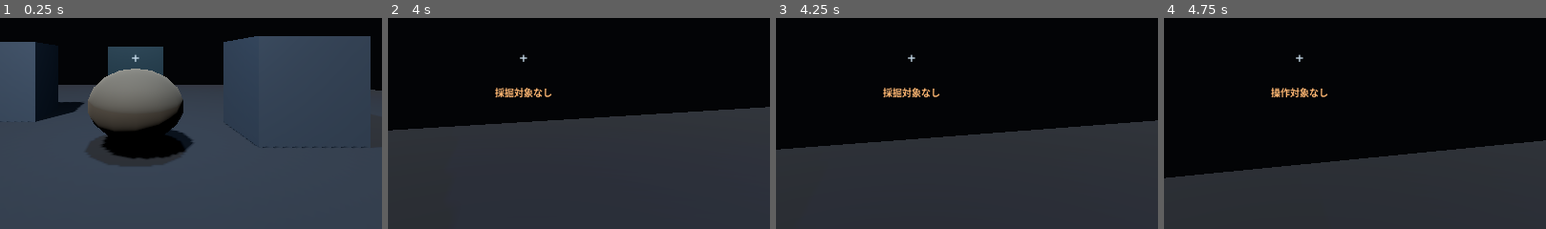
Above: before the commit, frames 1-4 (left to right).
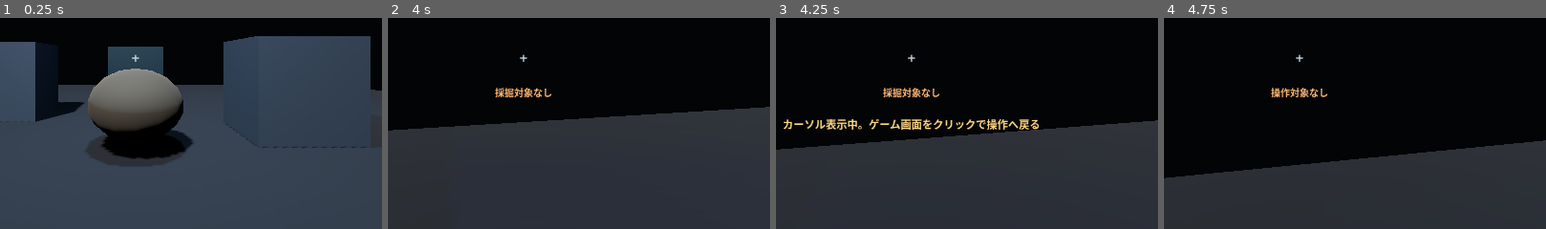
Above: after the commit, the same moments.

Repository: EliteMay/deep-factory
Game: Godot game, scene res://scenes/main/main.tscn
Two runs of this game, one before a commit and one after it. Both use one fixed random seed, a clock stepped at 60 frames per second and the inputs below.
Inputs (mouse positions are % of the whole screen's width and height, from its top left):
- Up to frame 1 (0.25 s): no input
- Up to frame 2 (4 s): tap Enter at 0.5 s; move the mouse to (55, 49) at 0.52 s; hold E (interact) 0.53-1.28 s; hold W (move_forward) from 0.53 s (still down); click (55, 49) at 0.8 s; move the mouse to (45, 50) at 1.27 s; click (45, 50) at 1.35 s; tap E (interact) at 1.55, 3.05 s; tap Space at 2 s; move the mouse to (52, 47) at 2.02 s; hold E (interact) 2.03-2.78 s; click (52, 47) at 2.3 s; move the mouse to (49, 51) at 2.77 s; click (49, 51) at 2.85 s; move the mouse to (57, 50) at 3.52 s; hold E (interact) from 3.53 s (still down); click (57, 50) at 3.8 s
- Up to frame 3 (4.25 s): keep holding W (move_forward); keep holding E (interact); tap Escape (toggle_cursor) at 4.15 s
- Up to frame 4 (4.75 s): move the mouse to (20, 34) at 4.27 s; release W (move_forward) at 4.28 s; release E (interact) at 4.28 s; hold A (move_left) from 4.28 s (still down); click (20, 34) at 4.35 s; tap E (interact) at 4.55 s
The pictures show only the part of the screen within x 32-82%, y 40-90%; the shares and areas given below are measured in that part.

Frames 1-2 are identical in both runs. In frame 3, 1.6% of the frame differs, in the area x 2-69%, y 47-53%; in frame 4, nothing differs.

Commit message:
fix: restore gameplay controls and harden input validation
* fix: manage window focus and mouse capture explicitly

* feat: show gameplay focus state to the player

* ui: make HUD input-transparent and show focus hint

* test: add gameplay input smoke test

* test: add gameplay input smoke scene

* ci: exercise gameplay input in Godot smoke test

* docs: record focus and mouse capture recovery design

* ci: run gameplay smoke scene explicitly

* ci: run gameplay smoke scene explicitly

* fix: keep native window focus handling out of headless tests

* ci: bound gameplay input smoke test and require PASS marker

* fix: remove Variant inference parse error from inventory pickup

* fix: use capture intent as the gameplay input state source

* ci: fail when Godot logs script or runtime errors

* docs: record confirmed gameplay input regression root cause

Diff:
--- a/scenes/main/main.tscn
+++ b/scenes/main/main.tscn
@@ -104,6 +104,7 @@
 [node name="HUD" type="CanvasLayer" parent="."]
 
 [node name="Crosshair" type="Label" parent="HUD"]
+mouse_filter = 2
 anchors_preset = 8
 anchor_left = 0.5
 anchor_top = 0.5
@@ -120,6 +121,7 @@
 vertical_alignment = 1
 
 [node name="Feedback" type="Label" parent="HUD"]
+mouse_filter = 2
 visible = false
 anchors_preset = 8
 anchor_left = 0.5
@@ -136,6 +138,7 @@
 vertical_alignment = 1
 
 [node name="Inventory" type="Label" parent="HUD"]
+mouse_filter = 2
 anchors_preset = 1
 anchor_left = 1.0
 anchor_right = 1.0
@@ -149,6 +152,7 @@
 horizontal_alignment = 2
 
 [node name="Money" type="Label" parent="HUD"]
+mouse_filter = 2
 anchors_preset = 1
 anchor_left = 1.0
 anchor_right = 1.0
@@ -162,6 +166,7 @@
 horizontal_alignment = 2
 
 [node name="Controls" type="Label" parent="HUD"]
+mouse_filter = 2
 offset_left = 18.0
 offset_top = 18.0
 offset_right = 700.0
@@ -169,3 +174,21 @@
 theme_override_colors/font_color = Color(0.72, 0.8, 0.87, 0.92)
 theme_override_font_sizes/font_size = 16
 text = "WASD: 移動　マウス: 視点　左クリック: 採掘　E: 拾う/売る　Esc: カーソル切替"
+
+[node name="ControlState" type="Label" parent="HUD"]
+visible = false
+mouse_filter = 2
+anchors_preset = 8
+anchor_left = 0.5
+anchor_top = 0.5
+anchor_right = 0.5
+anchor_bottom = 0.5
+offset_left = -250.0
+offset_top = 94.0
+offset_right = 250.0
+offset_bottom = 128.0
+theme_override_colors/font_color = Color(1, 0.84, 0.5, 1)
+theme_override_font_sizes/font_size = 18
+text = "ゲーム画面をクリックして操作開始"
+horizontal_alignment = 1
+vertical_alignment = 1
--- a/scripts/main/main_controller.gd
+++ b/scripts/main/main_controller.gd
@@ -4,6 +4,7 @@
 @onready var feedback: Label = $HUD/Feedback
 @onready var inventory_label: Label = $HUD/Inventory
 @onready var money_label: Label = $HUD/Money
+@onready var control_state_label: Label = $HUD/ControlState
 
 var _feedback_token: int = 0
 
@@ -15,6 +16,8 @@
 		player.connect("interaction_feedback", Callable(self, "_on_feedback"))
 	if player.has_signal("inventory_changed"):
 		player.connect("inventory_changed", Callable(self, "_on_inventory_changed"))
+	if player.has_signal("control_state_changed"):
+		player.connect("control_state_changed", Callable(self, "_on_control_state_changed"))
 
 	feedback.visible = false
 
@@ -24,6 +27,9 @@
 			int(player.get("inventory_capacity")),
 			int(player.get("money"))
 		)
+
+	if player.has_method("refresh_control_state"):
+		player.call_deferred("refresh_control_state")
 
 
 func _on_feedback(message: String, success: bool) -> void:
@@ -46,3 +52,8 @@
 func _on_inventory_changed(current_count: int, capacity: int, money: int) -> void:
 	inventory_label.text = "鉱石: %d / %d" % [current_count, capacity]
 	money_label.text = "所持金: ¥%d" % money
+
+
+func _on_control_state_changed(message: String, active: bool) -> void:
+	control_state_label.text = message
+	control_state_label.visible = not active
--- a/scripts/player/player_controller.gd
+++ b/scripts/player/player_controller.gd
@@ -3,6 +3,7 @@
 signal mining_feedback(message: String, success: bool)
 signal interaction_feedback(message: String, success: bool)
 signal inventory_changed(current_count: int, capacity: int, money: int)
+signal control_state_changed(message: String, active: bool)
 
 @export_category("Movement")
 @export var move_speed: float = 5.0
@@ -29,11 +30,27 @@
 var ore_values: Dictionary = {}
 var ore_names: Dictionary = {}
 var money: int = 0
+var _wants_mouse_capture: bool = true
+var _suppress_mining_until_msec: int = 0
 
 
 func _ready() -> void:
-	Input.mouse_mode = Input.MOUSE_MODE_CAPTURED
+	set_process_input(true)
 	_emit_inventory_changed()
+	if DisplayServer.get_name() != "headless":
+		call_deferred("_request_gameplay_focus")
+
+
+func _notification(what: int) -> void:
+	if what == NOTIFICATION_APPLICATION_FOCUS_OUT:
+		Input.mouse_mode = Input.MOUSE_MODE_VISIBLE
+		control_state_changed.emit("ゲーム画面をクリックして操作開始", false)
+	elif what == NOTIFICATION_APPLICATION_FOCUS_IN:
+		if _wants_mouse_capture:
+			_suppress_mining_until_msec = Time.get_ticks_msec() + 200
+			call_deferred("_capture_mouse")
+		else:
+			control_state_changed.emit("カーソル表示中。ゲーム画面をクリックで操作へ戻る", false)
 
 
 func _input(event: InputEvent) -> void:
@@ -46,23 +63,33 @@
 		event is InputEventMouseButton
 		and event.button_index == MOUSE_BUTTON_LEFT
 		and event.pressed
-		and Input.mouse_mode != Input.MOUSE_MODE_CAPTURED
+		and not _gameplay_input_active()
 	):
-		Input.mouse_mode = Input.MOUSE_MODE_CAPTURED
+		_wants_mouse_capture = true
+		_suppress_mining_until_msec = Time.get_ticks_msec() + 200
+		if DisplayServer.get_name() != "headless":
+			var window := get_window()
+			if window:
+				window.grab_focus()
+			call_deferred("_capture_mouse")
 		get_viewport().set_input_as_handled()
 		return
 
-	if event.is_action_pressed("interact") and Input.mouse_mode == Input.MOUSE_MODE_CAPTURED:
+	if event.is_action_pressed("interact") and _gameplay_input_active():
 		_try_interact()
 		get_viewport().set_input_as_handled()
 		return
 
-	if event.is_action_pressed("mine") and Input.mouse_mode == Input.MOUSE_MODE_CAPTURED:
+	if (
+		event.is_action_pressed("mine")
+		and _gameplay_input_active()
+		and Time.get_ticks_msec() >= _suppress_mining_until_msec
+	):
 		_try_mine()
 		get_viewport().set_input_as_handled()
 		return
 
-	if event is InputEventMouseMotion and Input.mouse_mode == Input.MOUSE_MODE_CAPTURED:
+	if event is InputEventMouseMotion and _gameplay_input_active():
 		rotate_y(-event.relative.x * mouse_sensitivity)
 		camera_pivot.rotate_x(-event.relative.y * mouse_sensitivity)
 		camera_pivot.rotation.x = clamp(
@@ -97,6 +124,44 @@
 	move_and_slide()
 
 
+func _request_gameplay_focus() -> void:
+	var window := get_window()
+	if window:
+		window.grab_focus()
+	_capture_mouse()
+
+
+func _capture_mouse() -> void:
+	var window := get_window()
+	if window == null or not window.has_focus():
+		Input.mouse_mode = Input.MOUSE_MODE_VISIBLE
+		control_state_changed.emit("ゲーム画面をクリックして操作開始", false)
+		return
+
+	_wants_mouse_capture = true
+	_suppress_mining_until_msec = Time.get_ticks_msec() + 200
+	Input.mouse_mode = Input.MOUSE_MODE_CAPTURED
+	control_state_changed.emit("", true)
+
+
+func refresh_control_state() -> void:
+	if _gameplay_input_active():
+		control_state_changed.emit("", true)
+	elif _wants_mouse_capture:
+		control_state_changed.emit("ゲーム画面をクリックして操作開始", false)
+	else:
+		control_state_changed.emit("カーソル表示中。ゲーム画面をクリックで操作へ戻る", false)
+
+
+func _gameplay_input_active() -> bool:
+	var window := get_window()
+	return (
+		window != null
+		and window.has_focus()
+		and Input.mouse_mode == Input.MOUSE_MODE_CAPTURED
+	)
+
+
 func _try_mine() -> void:
 	if mining_cooldown_remaining > 0.0:
 		return
@@ -152,8 +217,8 @@
 	sell_value: int,
 	requested_amount: int
 ) -> int:
-	var available := max(0, inventory_capacity - inventory_count())
-	var accepted := int(min(max(requested_amount, 0), available))
+	var available: int = maxi(0, inventory_capacity - inventory_count())
+	var accepted: int = mini(maxi(requested_amount, 0), available)
 
 	if accepted <= 0:
 		interaction_feedback.emit("バッグがいっぱい", false)
@@ -221,7 +286,15 @@
 
 
 func _toggle_cursor() -> void:
-	if Input.mouse_mode == Input.MOUSE_MODE_CAPTURED:
+	if _wants_mouse_capture:
+		_wants_mouse_capture = false
 		Input.mouse_mode = Input.MOUSE_MODE_VISIBLE
+		control_state_changed.emit("カーソル表示中。ゲーム画面をクリックで操作へ戻る", false)
 	else:
-		Input.mouse_mode = Input.MOUSE_MODE_CAPTURED
+		_wants_mouse_capture = true
+		_suppress_mining_until_msec = Time.get_ticks_msec() + 200
+		if DisplayServer.get_name() != "headless":
+			var window := get_window()
+			if window:
+				window.grab_focus()
+			call_deferred("_capture_mouse")
--- /dev/null
+++ b/tests/input_smoke.gd
@@ -0,0 +1,83 @@
+extends Node
+
+var _failed: bool = false
+
+
+func _ready() -> void:
+	call_deferred("_run")
+
+
+func _run() -> void:
+	var packed := load("res://scenes/main/main.tscn") as PackedScene
+	if packed == null:
+		_fail("main scene could not be loaded")
+		_finish()
+		return
+
+	var game := packed.instantiate()
+	add_child(game)
+
+	await get_tree().process_frame
+	await get_tree().physics_frame
+
+	var player := game.get_node_or_null("Player") as CharacterBody3D
+	if player == null:
+		_fail("Player node is missing")
+		_finish()
+		return
+
+	for action_name in [
+		"move_forward",
+		"move_backward",
+		"move_left",
+		"move_right",
+		"interact",
+		"toggle_cursor",
+		"mine",
+	]:
+		if not InputMap.has_action(action_name):
+			_fail("missing input action: " + action_name)
+		elif InputMap.action_get_events(action_name).is_empty():
+			_fail("input action has no event: " + action_name)
+
+	var start_position := player.global_position
+	Input.action_press("move_forward")
+	for _frame in range(12):
+		await get_tree().physics_frame
+	Input.action_release("move_forward")
+
+	if player.global_position.distance_to(start_position) < 0.05:
+		_fail("move_forward did not move the Player")
+
+	var escape_event := InputEventAction.new()
+	escape_event.action = &"toggle_cursor"
+	escape_event.pressed = true
+	player._input(escape_event)
+
+	if bool(player.get("_wants_mouse_capture")):
+		_fail("Esc did not release the intended mouse capture state")
+
+	var click_event := InputEventMouseButton.new()
+	click_event.button_index = MOUSE_BUTTON_LEFT
+	click_event.pressed = true
+	player._input(click_event)
+
+	await get_tree().process_frame
+
+	if not bool(player.get("_wants_mouse_capture")):
+		_fail("left click did not request gameplay mouse capture")
+
+	_finish()
+
+
+func _fail(message: String) -> void:
+	_failed = true
+	push_error("INPUT_SMOKE: " + message)
+
+
+func _finish() -> void:
+	if _failed:
+		get_tree().quit(1)
+	else:
+		print("INPUT_SMOKE: PASS")
+		get_tree().quit(0)
--- /dev/null
+++ b/tests/input_smoke.tscn
@@ -0,0 +1,6 @@
+[gd_scene load_steps=2 format=3]
+
+[ext_resource type="Script" path="res://tests/input_smoke.gd" id="1_test"]
+
+[node name="InputSmoke" type="Node"]
+script = ExtResource("1_test")
Not shown, changed: .github/workflows/godot-ci.yml
Not shown, changed: docs/ROADMAP.md
